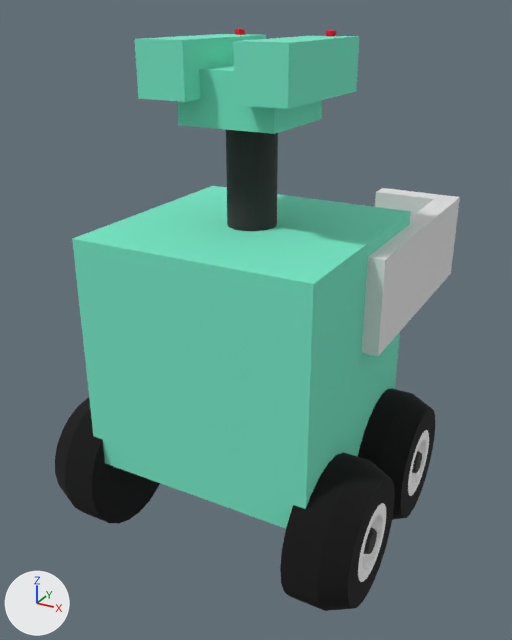
Two versions of the glTF model assets/model/r1000.gltf, one commit apart.
Both versions are drawn from a 50 mm lens placed at (0.677, -1.215, 1.049), pointed at (-0.029, 0.069, 0.406). The axes (+X, +Y, +Z) are drawn at lower left. The lights are the same throughout. Where no turn or scale is listed for an object, it has been applied to the vertices.

The scene before the commit, as lines of its bpy script (objects in view):
```python
ob_cube_001 = bpy.data.objects.new('Cube.001', me_cube_002)
ob_cube_001.location = (0.1, 0.0, 0.95)
ob_wheel_frontleft_002 = bpy.data.objects.new('wheel_frontLeft.002', me_mesh_wheel_frontleft_003)
ob_wheel_frontleft_002.location = (-0.2, -0.15, 0.1)
ob_wheel_frontleft_002.rotation_euler = (3.142, 0.0, 0.0)  # degrees (180, 0, 0)
ob_wheel_frontleft_002.scale = (-0.5, -0.5, -0.5)
ob_wheel_frontleft_003 = bpy.data.objects.new('wheel_frontLeft.003', me_mesh_wheel_frontleft_004)
ob_wheel_frontleft_003.location = (0.2, 0.15, 0.1)
ob_wheel_frontleft_004 = bpy.data.objects.new('wheel_frontLeft.004', me_mesh_wheel_frontleft_005)
ob_wheel_frontleft_004.location = (0.2, -0.15, 0.1)
# also in view: 'Cube.004' at (-0.1, 0.0, 0.95); 'Cylinder.002' at (0.0, 0.0, 0.75); 'Cube.002' at (0.259, 0.247, 0.522); 'Cube.003' at (0.184, 0.519, 0.522); 'Cube.005' at (0.0, 0.0, 0.9)
```
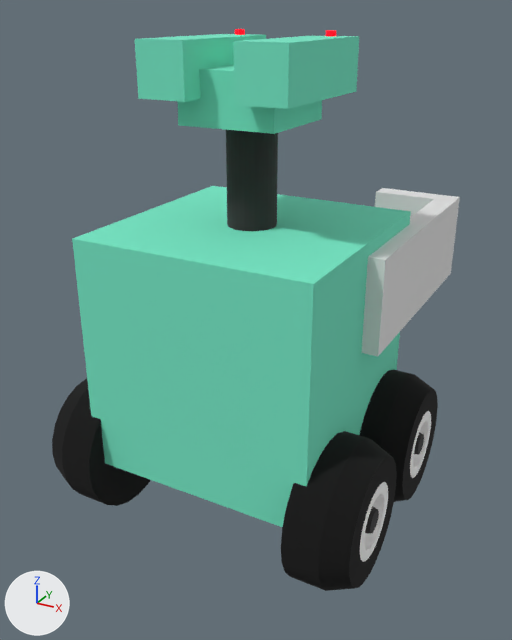
Changed parts and their boxes (x1, y1, x2, y2) in the pictures (512 x 640 px):
'wheel_frontLeft.004', moved
    before: (280, 452, 395, 611)
    after: (281, 431, 397, 591)
'wheel_frontLeft.003', moved
    before: (358, 389, 435, 520)
    after: (360, 370, 438, 502)
'wheel_frontLeft.002', moved, turned, rescaled
    before: (55, 397, 160, 524)
    after: (52, 378, 150, 506)

Patch to the scene script:
```diff
--- a/assets/model/r1000.gltf.py
+++ b/assets/model/r1000.gltf.py
@@ ob_wheel_frontleft_002 @@
 ob_wheel_frontleft_002 = bpy.data.objects.new('wheel_frontLeft.002', me_mesh_wheel_frontleft_003)
-ob_wheel_frontleft_002.location = (-0.2, -0.15, 0.1)
-ob_wheel_frontleft_002.rotation_euler = (3.142, 0.0, 0.0)  # degrees (180, 0, 0)
-ob_wheel_frontleft_002.scale = (-0.5, -0.5, -0.5)
+ob_wheel_frontleft_002.location = (-0.2, -0.15, 0.15)
+ob_wheel_frontleft_002.rotation_euler = (0.0, -3.142, 0.0)  # degrees (0, -180, 0)
+ob_wheel_frontleft_002.scale = (0.5, 0.5, 0.5)
@@ ob_wheel_frontleft_003 @@
 ob_wheel_frontleft_003 = bpy.data.objects.new('wheel_frontLeft.003', me_mesh_wheel_frontleft_004)
-ob_wheel_frontleft_003.location = (0.2, 0.15, 0.1)
+ob_wheel_frontleft_003.location = (0.2, 0.15, 0.15)
@@ ob_wheel_frontleft_004 @@
 ob_wheel_frontleft_004 = bpy.data.objects.new('wheel_frontLeft.004', me_mesh_wheel_frontleft_005)
-ob_wheel_frontleft_004.location = (0.2, -0.15, 0.1)
+ob_wheel_frontleft_004.location = (0.2, -0.15, 0.15)
```
